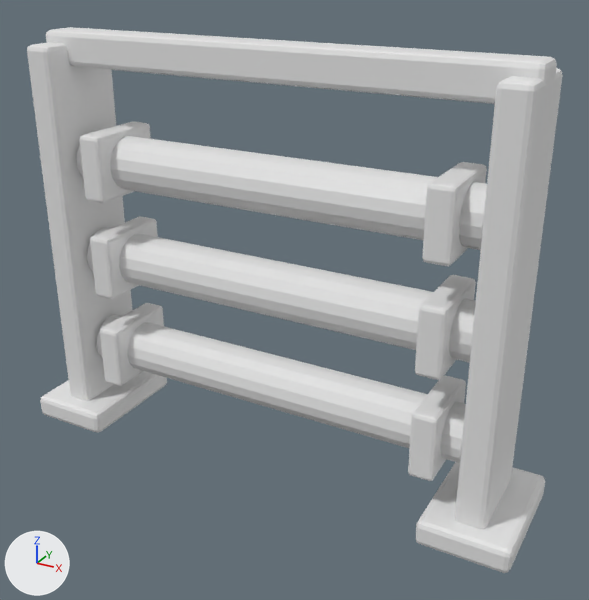
Before and after pictures for a commit that changed the glTF model godot/assets/generated/industrial/dz_pipe_rack.glb.
Rendered twice from a camera (50 mm lens) standing at (1.81, -3.05, 2.41) and looking at (0.13, 0.0, 0.88). Every picture has the same lights, and +X, +Y and +Z are marked at lower left. The first picture is the older version. Where no turn or scale is listed for an object, it has been applied to the vertices.

The older version as bpy lines, for what is in view:
```python
ob_clamp_0_42_0_86 = bpy.data.objects.new('Clamp_0.42_0.86', me_cube_028)
ob_clamp_0_42_0_86.location = (0.86, 0.0, 0.42)
ob_clamp_0_92_0_86 = bpy.data.objects.new('Clamp_0.92_0.86', me_cube_030)
ob_clamp_0_92_0_86.location = (0.86, 0.0, 0.92)
ob_clamp_0_92__0_86 = bpy.data.objects.new('Clamp_0.92_-0.86', me_cube_029)
ob_clamp_0_92__0_86.location = (-0.86, 0.0, 0.92)
ob_clamp_1_42_0_86 = bpy.data.objects.new('Clamp_1.42_0.86', me_cube_032)
ob_clamp_1_42_0_86.location = (0.86, 0.0, 1.42)
ob_rackfoot_1_1 = bpy.data.objects.new('RackFoot_1.1', me_cube_026)
ob_rackfoot_1_1.location = (1.1, 0.0, 0.06)
ob_rackfoot__1_1 = bpy.data.objects.new('RackFoot_-1.1', me_cube_024)
ob_rackfoot__1_1.location = (-1.1, 0.0, 0.06)
ob_rackpost_1_1 = bpy.data.objects.new('RackPost_1.1', me_cube_025)
ob_rackpost_1_1.location = (1.1, 0.0, 1.0)
ob_rackpost__1_1 = bpy.data.objects.new('RackPost_-1.1', me_cube_023)
ob_rackpost__1_1.location = (-1.1, 0.0, 1.0)
ob_racktop = bpy.data.objects.new('RackTop', me_cube_033)
ob_racktop.location = (0.0, 0.0, 1.95)
# also in view: 'Pipe_0.42' at (0.0, 0.0, 0.42); 'Pipe_1.42' at (0.0, 0.0, 1.42); 'Clamp_0.42_-0.86' at (-0.86, 0.0, 0.42); 'Clamp_1.42_-0.86' at (-0.86, 0.0, 1.42); 'Pipe_0.92' at (0.0, 0.0, 0.92)
```
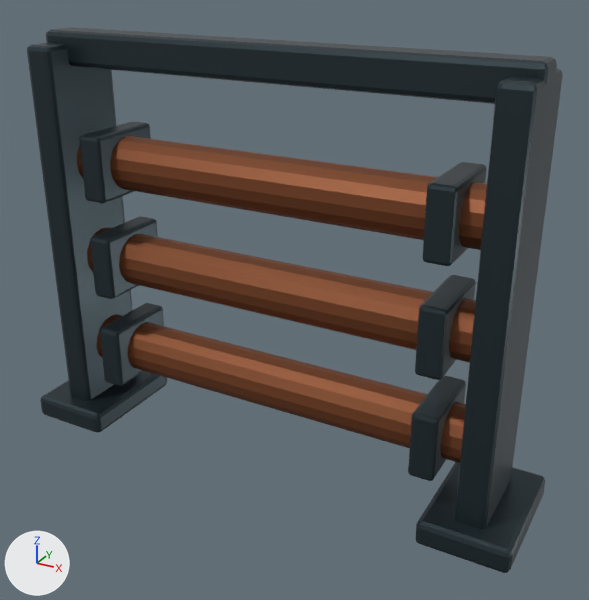
Edits to the bpy script that builds the scene:
```text
Change mat_dz_darksteel:
    mat_dz_darksteel.base_color: (0.8, 0.8, 0.8) -> (0.035, 0.055, 0.065)  # white #e7e7e7 -> dark blue #354248
    mat_dz_darksteel.metallic: 0.0 -> 0.72
Change mat_dz_piperust:
    mat_dz_piperust.base_color: (0.8, 0.8, 0.8) -> (0.22, 0.07, 0.025)  # white #e7e7e7 -> brown #814b2c
    mat_dz_piperust.metallic: 0.0 -> 0.62
```

Changed parts and their boxes [x1, y1, x2, y2] in the pictures (589 x 600 px):
'RackPost_1.1', recoloured, surface changed (darker): [455, 68, 563, 529] in both
'RackTop', recoloured, surface changed (white to dark blue): [46, 27, 557, 104] in both
'Pipe_1.42', recoloured, surface changed (white to brown): [77, 132, 487, 250] in both
'Pipe_0.92', recoloured, surface changed (white to brown): [87, 227, 476, 363] in both
'RackPost_-1.1', recoloured, surface changed (darker): [27, 42, 132, 401] in both
'Pipe_0.42', recoloured, surface changed (white to brown): [97, 314, 466, 463] in both
'RackFoot_1.1', recoloured, surface changed (white to dark blue): [416, 462, 545, 573] in both
'Clamp_1.42_0.86', recoloured, surface changed (darker): [422, 162, 487, 266] in both
'RackFoot_-1.1', recoloured, surface changed (darker): [40, 371, 167, 432] in both
'Clamp_0.92_0.86', recoloured, surface changed (darker): [415, 275, 476, 380] in both
'Clamp_0.42_0.86', recoloured, surface changed (white to dark blue): [408, 375, 466, 481] in both
'Clamp_1.42_-0.86', recoloured, surface changed (darker): [79, 121, 151, 203] in both
'Clamp_0.92_-0.86', recoloured, surface changed (darker): [90, 216, 158, 299] in both
'Clamp_0.42_-0.86', recoloured, surface changed (white to dark blue): [100, 303, 164, 386] in both
